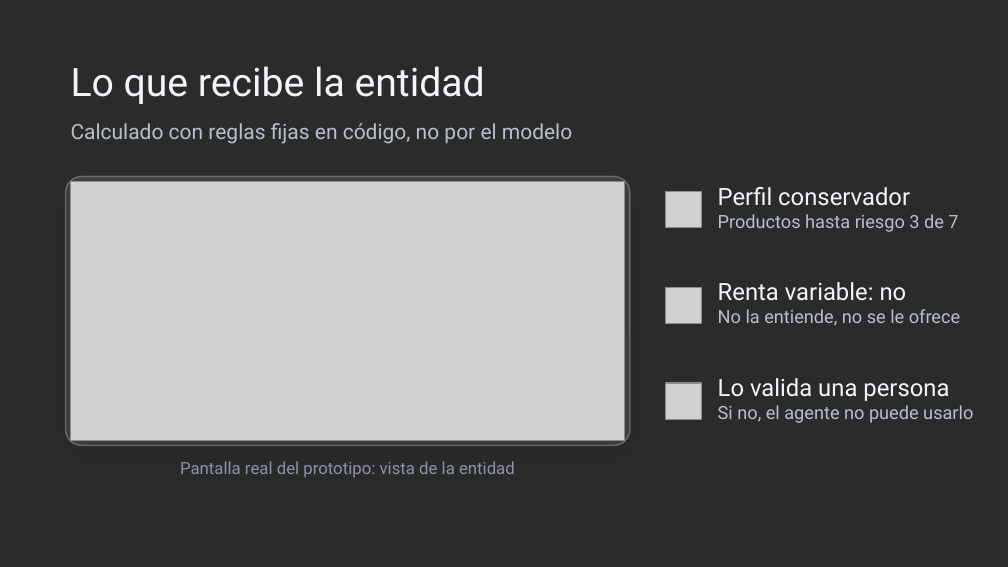
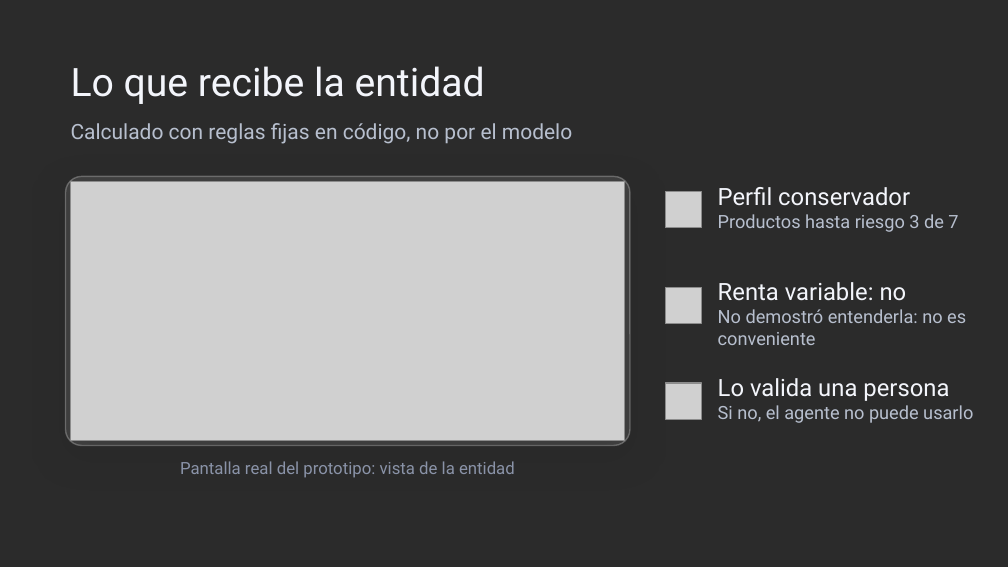
Before and after one commit to fernanrama/idoneo, a slide deck: slide 5 of gestion/comunicacion/Idoneo_presentacion.pptx. Drawn at 1008x567 pixels with LibreOffice and Linux fonts; fonts in the diff are those of the drawing; grey boxes stand for pictures; background and template pictures are left out; a plain dark background stands for a picture behind light text. Boxes give left, top, right and bottom in pixels: in the first picture for what was removed or moved away, otherwise in the second. Text is boxed around its words. In the diff, an @@ line names an element or a change of style, - is before the commit and + after.

```diff
--- a/gestion/comunicacion/Idoneo_presentacion.pptx
+++ b/gestion/comunicacion/Idoneo_presentacion.pptx
@@ text at <box>718,309,966,345</box>: text changed @@
-No la entiende, no se le ofrece
+No demostró entenderla: no es conveniente
```
Also in this commit, not shown: 2 other slides changed, 7 other files.
